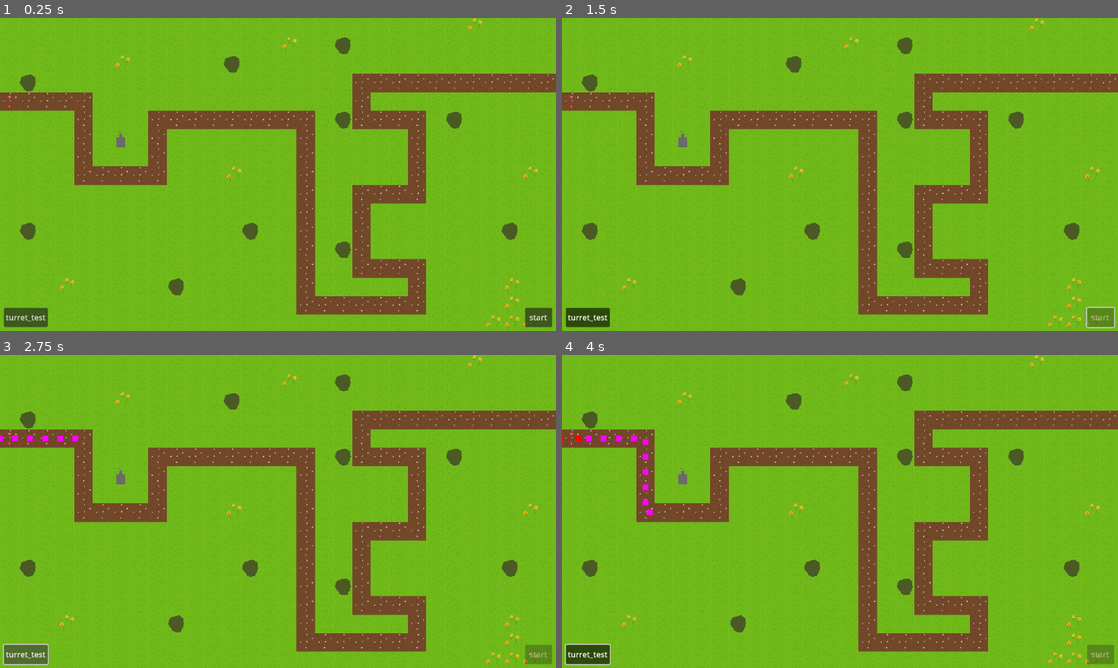
Above: before the commit, frames 1-4 (two rows, left to right).
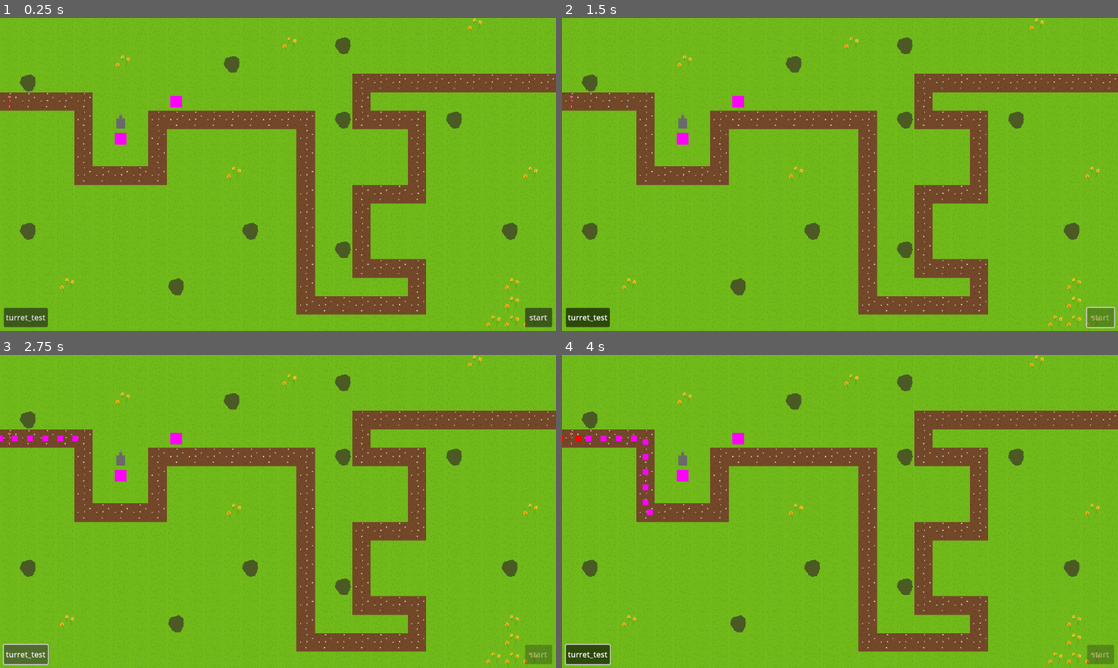
Above: after the commit, the same moments.

Repository: frikil/WiezeBroniace
Game: Godot game, scene res://scenes/levels/base_level.tscn
The game is run twice, just before and just after one commit, with the same random seed, the same clock (stepped at 60 frames per second) and the same inputs. Before the commit the project starts from res://scenes/levels/main_scene.tscn.
Inputs (mouse positions are in pixels of both pictures, inside the frame that each line leads up to):
- Up to frame 1 (0.25 s): no input
- Up to frame 2 (1.5 s): click "turret_test" at 0.5 s; click "start" at 1.25 s
- Up to frame 3 (2.75 s): click "turret_test" at 2 s
- Up to frame 4 (4 s): click "turret_test" at 2.75 s; move the mouse to (962, 495) at 3.52 s; click (962, 495) at 3.67 s

The runs differ from the first frame. In frame 1, 0.2% of the frame differs, in the area x 20-33%, y 24-42%; in frame 2, 0.2%; in frame 3, 0.2%; in frame 4, 0.2%.

Commit message:
some turret funcionality, and overall changes

Diff:
--- a/GUI/GUI_scenes/debug_gui.tscn
+++ b/GUI/GUI_scenes/debug_gui.tscn
@@ -22,3 +22,4 @@
 
 [connection signal="pressed" from="start" to="." method="_on_start_pressed"]
 [connection signal="pressed" from="turret_test" to="." method="_on_turret_test_pressed"]
+[connection signal="toggled" from="turret_test" to="." method="_on_turret_test_toggled"]
--- a/GUI/GUI_scripts/debug_gui.gd
+++ b/GUI/GUI_scripts/debug_gui.gd
@@ -5,15 +5,18 @@
 func _ready() -> void:
 	spawner_node = get_parent()
 	spawner_node = spawner_node.find_child("Path")
-	spawner_node.round_over.connect(_on_round_over)
+	EventBus.roundOver.connect(_on_round_over)
 
 func _on_start_pressed() -> void:
 	spawner_node.startRound()
 	$start.disabled = true
 
 
-func _on_turret_test_pressed() -> void:
-	pass # Replace with function body.
-
 func _on_round_over():
 	$start.disabled = false
+
+func _on_turret_test_toggled(toggled_on: bool) -> void:
+	if toggled_on:
+		EventBus.testTurretPressed.emit(true)
+	else:
+		EventBus.testTurretPressed.emit(false)
--- a/project.godot
+++ b/project.godot
@@ -11,13 +11,14 @@
 [application]
 
 config/name="Project Sigma"
-run/main_scene="res://scenes/levels/main_scene.tscn"
+run/main_scene="res://scenes/levels/base_level.tscn"
 config/features=PackedStringArray("4.2", "Forward Plus")
 config/icon="res://icon.svg"
 
 [autoload]
 
 GlobalVariables="*res://scripts/global_variables.gd"
+EventBus="*res://scripts/event_bus.gd"
 
 [display]
 
@@ -28,3 +29,6 @@
 2d_physics/layer_1="Buildings"
 2d_physics/layer_2="Enemies"
 2d_physics/layer_3="Projecticles"
+2d_physics/layer_4="World"
+2d_physics/layer_5="Path"
+2d_physics/layer_6="Water"
--- a/scenes/entities/base_enemy.tscn
+++ b/scenes/entities/base_enemy.tscn
@@ -18,7 +18,7 @@
 
 [node name="Area2D" type="Area2D" parent="."]
 collision_layer = 2
-collision_mask = 4
+collision_mask = 5
 
 [node name="CollisionShape2D" type="CollisionShape2D" parent="Area2D"]
 shape = SubResource("RectangleShape2D_vhbqb")
--- a/scenes/entities/base_enemy2.tscn
+++ b/scenes/entities/base_enemy2.tscn
@@ -21,7 +21,7 @@
 
 [node name="Area2D" type="Area2D" parent="."]
 collision_layer = 2
-collision_mask = 4
+collision_mask = 5
 
 [node name="CollisionShape2D" type="CollisionShape2D" parent="Area2D"]
 shape = SubResource("RectangleShape2D_vhbqb")
--- /dev/null
+++ b/scenes/entities/base_turret.tscn
@@ -0,0 +1,47 @@
+[gd_scene load_steps=6 format=3 uid="uid://b01sgm3l7cb07"]
+
+[ext_resource type="Script" path="res://scenes/entities/scripts/base_turret.gd" id="1_0cdhg"]
+[ext_resource type="Texture2D" uid="uid://cc80htp5mxkcs" path="res://textures/circle.png" id="2_2hsu6"]
+
+[sub_resource type="PlaceholderTexture2D" id="PlaceholderTexture2D_nuk6i"]
+size = Vector2(40, 40)
+
+[sub_resource type="CircleShape2D" id="CircleShape2D_hverj"]
+radius = 200.0
+
+[sub_resource type="RectangleShape2D" id="RectangleShape2D_5a8d6"]
+size = Vector2(40, 40)
+
+[node name="BaseTurret" type="Node2D"]
+z_index = 2
+script = ExtResource("1_0cdhg")
+
+[node name="ShootTimer" type="Timer" parent="."]
+
+[node name="Texture" type="Sprite2D" parent="."]
+texture = SubResource("PlaceholderTexture2D_nuk6i")
+
+[node name="ShootingRange" type="Area2D" parent="."]
+collision_mask = 2
+
+[node name="CollisionShape2D" type="CollisionShape2D" parent="ShootingRange"]
+shape = SubResource("CircleShape2D_hverj")
+
+[node name="TurretHitbox" type="StaticBody2D" parent="."]
+collision_mask = 49
+input_pickable = true
+
+[node name="CollisionShape2D" type="CollisionShape2D" parent="TurretHitbox"]
+shape = SubResource("RectangleShape2D_5a8d6")
+
+[node name="RangeTexture" type="Sprite2D" parent="."]
+visible = false
+modulate = Color(1, 1, 1, 0.470588)
+z_index = -1
+scale = Vector2(0.815, 0.815)
+texture = ExtResource("2_2hsu6")
+
+[connection signal="area_entered" from="ShootingRange" to="." method="_on_shooting_range_area_entered"]
+[connection signal="area_exited" from="ShootingRange" to="." method="_on_shooting_range_area_exited"]
+[connection signal="mouse_entered" from="TurretHitbox" to="." method="_on_turret_hitbox_mouse_entered"]
+[connection signal="mouse_exited" from="TurretHitbox" to="." method="_on_turret_hitbox_mouse_exited"]
--- a/scenes/entities/scripts/base_enemy.gd
+++ b/scenes/entities/scripts/base_enemy.gd
@@ -1,4 +1,5 @@
 extends PathFollow2D
+class_name BaseEnemy
 
 @export_category("properties")
 @export var health : float = 10.0
--- /dev/null
+++ b/scenes/entities/scripts/base_turret.gd
@@ -0,0 +1,54 @@
+extends Node2D
+class_name BaseTurret
+
+var targets_array = []
+var current_target
+var can_be_clicked : bool
+@export_category("Debug")
+@export var disabled : bool = true
+
+func _ready() -> void:
+	can_be_clicked = false
+	EventBus.onWorldClicked.connect(world_clicked)
+
+func _process(delta: float) -> void:
+	current_target = find_first_target(targets_array)
+	if current_target != null and !disabled:
+		look_at(current_target.position)
+
+func _unhandled_input(event: InputEvent) -> void:
+	if event is InputEventMouseButton:
+		if event.button_index == MOUSE_BUTTON_LEFT and can_be_clicked:
+			$RangeTexture.visible = true
+
+func _on_shooting_range_area_entered(area: Area2D) -> void:
+	targets_array.append(area.get_parent())
+
+
+func _on_shooting_range_area_exited(area: Area2D) -> void:
+	var exit_index = targets_array.find(area.get_parent())
+	targets_array.erase(area.get_parent())
+
+
+func find_first_target(array : Array):
+	if array.is_empty():
+		return null
+
+	var progress_array = []
+	var max_progress_index
+
+	for i in array:
+		progress_array.append(i.progress)
+
+	max_progress_index = progress_array.find(progress_array.max())
+
+	return array[max_progress_index]
+
+func world_clicked():
+	$RangeTexture.visible = false
+
+func _on_turret_hitbox_mouse_entered() -> void:
+	can_be_clicked = true
+
+func _on_turret_hitbox_mouse_exited() -> void:
+	can_be_clicked = false
--- a/scenes/levels/main_scene.tscn
+++ b/scenes/levels/base_level.tscn
@@ -1,10 +1,13 @@
-[gd_scene load_steps=12 format=3 uid="uid://ru3v282aavki"]
+[gd_scene load_steps=16 format=3 uid="uid://ru3v282aavki"]
 
-[ext_resource type="Script" path="res://scenes/levels/wave_script.gd" id="1_ffhj3"]
-[ext_resource type="PackedScene" uid="uid://biwyg7u1paiy3" path="res://GUI/GUI_scenes/debug_gui.tscn" id="1_pi8jw"]
-[ext_resource type="Texture2D" uid="uid://cheo7c7r7ax3g" path="res://textures/terrain_textures.png" id="2_hb67e"]
-[ext_resource type="Script" path="res://resources/wave.gd" id="2_susf2"]
-[ext_resource type="Texture2D" uid="uid://d2jwspvygipo6" path="res://textures/entities_textures.png" id="3_e2ukw"]
+[ext_resource type="Script" path="res://scenes/levels/scripts/base_level.gd" id="1_8mu6b"]
+[ext_resource type="PackedScene" uid="uid://biwyg7u1paiy3" path="res://GUI/GUI_scenes/debug_gui.tscn" id="1_v11tm"]
+[ext_resource type="Script" path="res://scenes/levels/scripts/wave_script.gd" id="2_5yrwh"]
+[ext_resource type="Script" path="res://resources/wave.gd" id="3_bpk4h"]
+[ext_resource type="Texture2D" uid="uid://cheo7c7r7ax3g" path="res://textures/terrain_textures.png" id="4_ytiry"]
+[ext_resource type="Texture2D" uid="uid://d2jwspvygipo6" path="res://textures/entities_textures.png" id="5_a37yt"]
+[ext_resource type="PackedScene" uid="uid://b01sgm3l7cb07" path="res://scenes/entities/base_turret.tscn" id="6_cay65"]
+[ext_resource type="Script" path="res://scenes/levels/scripts/World.gd" id="7_m67xb"]
 
 [sub_resource type="Curve2D" id="Curve2D_1ihur"]
 bake_interval = 10.0
@@ -40,9 +43,13 @@
 sources/0 = SubResource("TileSetAtlasSource_3176w")
 sources/1 = SubResource("TileSetAtlasSource_8rgc2")
 
-[node name="MainScene" type="Node"]
+[sub_resource type="RectangleShape2D" id="RectangleShape2D_4lt21"]
+size = Vector2(1920, 1080)
 
-[node name="debug_gui" parent="." instance=ExtResource("1_pi8jw")]
+[node name="BaseLevel" type="Node"]
+script = ExtResource("1_8mu6b")
+
+[node name="debug_gui" parent="." instance=ExtResource("1_v11tm")]
 
 [node name="waveCooldownTimer" type="Timer" parent="."]
 unique_name_in_owner = true
@@ -51,8 +58,8 @@
 
 [node name="Path" type="Path2D" parent="."]
 curve = SubResource("Curve2D_1ihur")
-script = ExtResource("1_ffhj3")
-wave_controller = Array[ExtResource("2_susf2")]([SubResource("Resource_22qai"), SubResource("Resource_41u0y")])
+script = ExtResource("2_5yrwh")
+wave_controller = Array[ExtResource("3_bpk4h")]([SubResource("Resource_22qai"), SubResource("Resource_41u0y")])
 
 [node name="TileMap" type="TileMap" parent="."]
 texture_filter = 1
@@ -64,8 +71,32 @@
 layer_0/tile_data = PackedInt32Array(262144, 65536, 0, 262145, 65536, 0, 262146, 65536, 0, 262147, 65536, 0, 262148, 65 …(7352 unchanged characters)…
 layer_1/name = "Objects"
 layer_1/z_index = 10
-layer_1/tile_data = PackedInt32Array(393222, 65537, 0, 262144, 1, 0)
+layer_1/tile_data = PackedInt32Array(262144, 1, 0, 327686, 65537, 0)
 
 [node name="Camera2D" type="Camera2D" parent="."]
 offset = Vector2(960, 540)
 zoom = Vector2(0.6, 0.6)
+
+[node name="BaseTurret" parent="." instance=ExtResource("6_cay65")]
+position = Vector2(416, 416)
+
+[node name="BaseTurret2" parent="." instance=ExtResource("6_cay65")]
+position = Vector2(608, 288)
+
+[node name="World" type="Area2D" parent="."]
+collision_layer = 8
+collision_mask = 0
+script = ExtResource("7_m67xb")
+
+[node name="CollisionShape2D" type="CollisionShape2D" parent="World"]
+visible = false
+position = Vector2(960, 540)
+shape = SubResource("RectangleShape2D_4lt21")
+
+[node name="PathColider" type="StaticBody2D" parent="."]
+
+[node name="CollisionPolygon2D" type="CollisionPolygon2D" parent="PathColider"]
+polygon = PackedVector2Array(-64, 256, 320, 256, 320, 512, 512, 512, 512, 320, 1088, 320, 1088, 960, 1408, 960, 1408, 896, 1216, 896, 1216, 576, 1408, 576, 1408, 384, 1216, 384, 1216, 192, 1984, 192, 1984, 256, 1280, 256, 1280, 320, 1472, 320, 1472, 640, 1280, 640, 1280, 832, 1472, 832, 1472, 1024, 1024, 1024, 1024, 384, 576, 384, 576, 576, 256, 576, 256, 320, -64, 320)
+
+[connection signal="mouse_entered" from="World" to="World" method="_on_mouse_entered"]
+[connection signal="mouse_exited" from="World" to="World" method="_on_mouse_exited"]
--- /dev/null
+++ b/scenes/levels/scripts/World.gd
@@ -0,0 +1,17 @@
+extends Area2D
+
+var can_be_clicked
+
+func _ready() -> void:
+	can_be_clicked = false
+
+func _unhandled_input(event: InputEvent) -> void:
+	if event is InputEventMouseButton:
+		if event.button_index == MOUSE_BUTTON_LEFT and can_be_clicked:
+			EventBus.onWorldClicked.emit()
+
+func _on_mouse_entered() -> void:
+	can_be_clicked = true
+
+func _on_mouse_exited() -> void:
+	can_be_clicked = false
--- /dev/null
+++ b/scenes/levels/scripts/base_level.gd
@@ -0,0 +1,30 @@
+extends Node
+class_name BaseLevel
+
+var base_turret = preload("res://scenes/entities/base_turret.tscn")
+
+var base_turret_chosen
+var can_place_base_turret
+
+func _ready() -> void:
+	base_turret_chosen = false
+	EventBus.testTurretPressed.connect(is_base_turret_chosen)
+
+func is_base_turret_chosen(boolean: bool):
+	base_turret_chosen = boolean
+
+func _process(delta: float) -> void:
+	if base_turret_chosen:
+		check_if_can_place()
+
+
+func check_if_can_place():
+	#var base_turret_instance = base_turret.instantiate()
+	#add_child(base_turret_instance)
+	#base_turret_instance.position
+	pass
+
+func _unhandled_input(event: InputEvent) -> void:
+	if event is InputEventMouseButton:
+		if event.button_index == MOUSE_BUTTON_LEFT:
+			pass
--- a/scenes/levels/wave_script.gd
+++ b/scenes/levels/scripts/wave_script.gd
@@ -12,8 +12,6 @@
 var enemy_can_spawn : bool
 var can_emit_signal : bool
 var round_array : Array
-
-signal round_over
 
 func _ready():
 	wave_counter = 0
@@ -30,12 +28,11 @@
 		else:
 			enemy_can_spawn = false
 			wave_counter += 1
-			print(wave_controller.size(), "/", wave_counter)
 			if wave_counter != wave_controller.size():
 				can_emit_signal = true
 
 	if can_emit_signal and get_child_count() == 0 and !enemy_can_spawn:
-		round_over.emit()
+		EventBus.roundOver.emit()
 		can_emit_signal = false
 
 func startRound():
--- /dev/null
+++ b/scripts/event_bus.gd
@@ -0,0 +1,9 @@
+extends Node
+
+#warning-ignore:unused_signal
+
+signal roundOver
+
+signal onWorldClicked
+
+signal testTurretPressed(is_pressed)
Not shown: 2 places in scenes/levels/base_level.tscn that only renumber resources
Binary file added: textures/circle.png
Not shown, added: textures/circle.png.import
